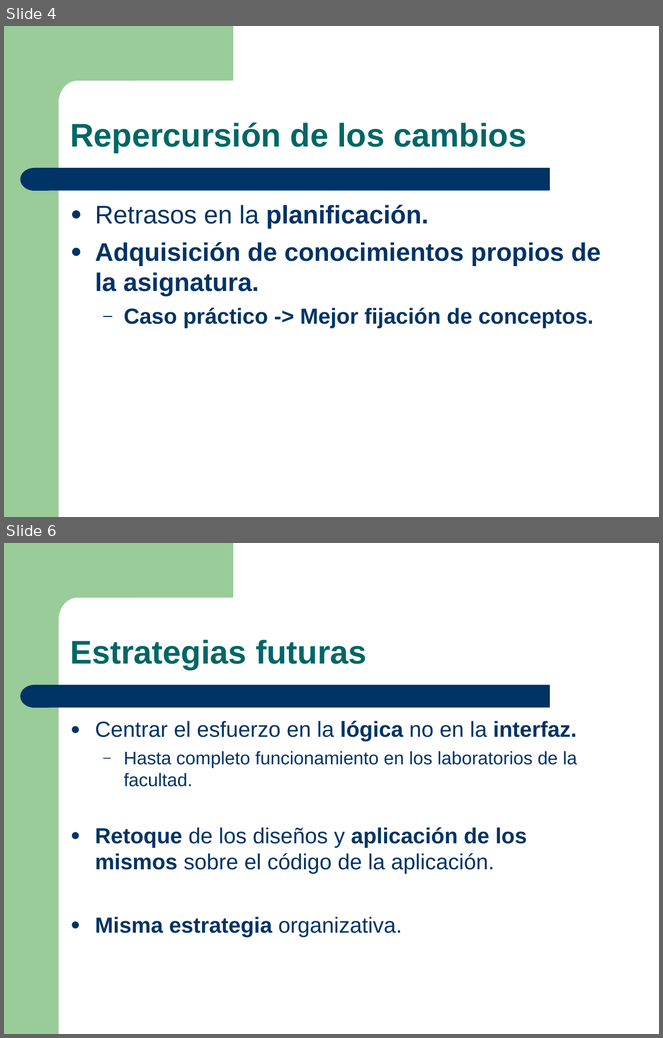
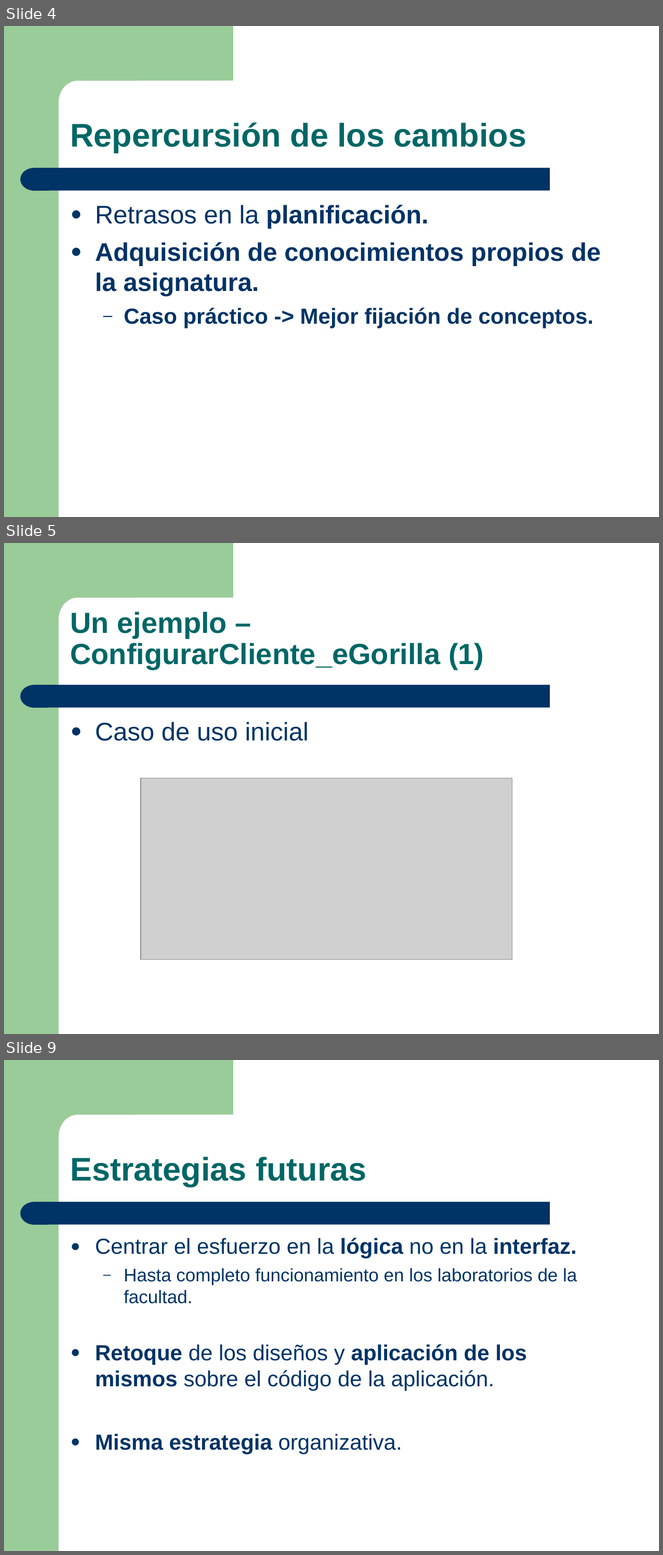
Before and after one commit to munsuri/egorilla, a slide deck: doc/presentaciones/Presentacion_01-04-2009.ppt. Shown one above the other, each under a label of ours: slides 4 and 6 before the commit, slides 4, 5 and 9 after it; the slides between them are not shown. The pictures are 663x1038 and 663x1555 pixels, drawn with LibreOffice and Linux fonts; fonts in the diff are those of the drawing; grey boxes stand for pictures. Boxes give left, top, right and bottom in pixels: in the first picture for what was removed or moved away, otherwise in the second. Text is boxed around its words. In the diff, an @@ line names an element or a change of style, - is before the commit and + after.

```diff
--- a/doc/presentaciones/Presentacion_01-04-2009.ppt
+++ b/doc/presentaciones/Presentacion_01-04-2009.ppt
@@ slide 5 added at <box>4,543,659,1034</box>, background #FFFFFF; not listed: 4 template elements that a slide beside it also shows @@
@@ text added at <box>70,612,484,670</box>, 32 pt, text #006666, bold @@
+Un ejemplo – ConfigurarCliente_eGorilla (1)
@@ text added at <box>95,722,309,741</box>, 28 pt, text #003366 @@
+● Caso de uso inicial
@@ picture added at <box>141,778,513,960</box> @@
@@ what was slide 6 is now slide 9 @@
```
Also in this commit, not shown: 3 slides changed, 3 other slides added, 1 slide removed.
